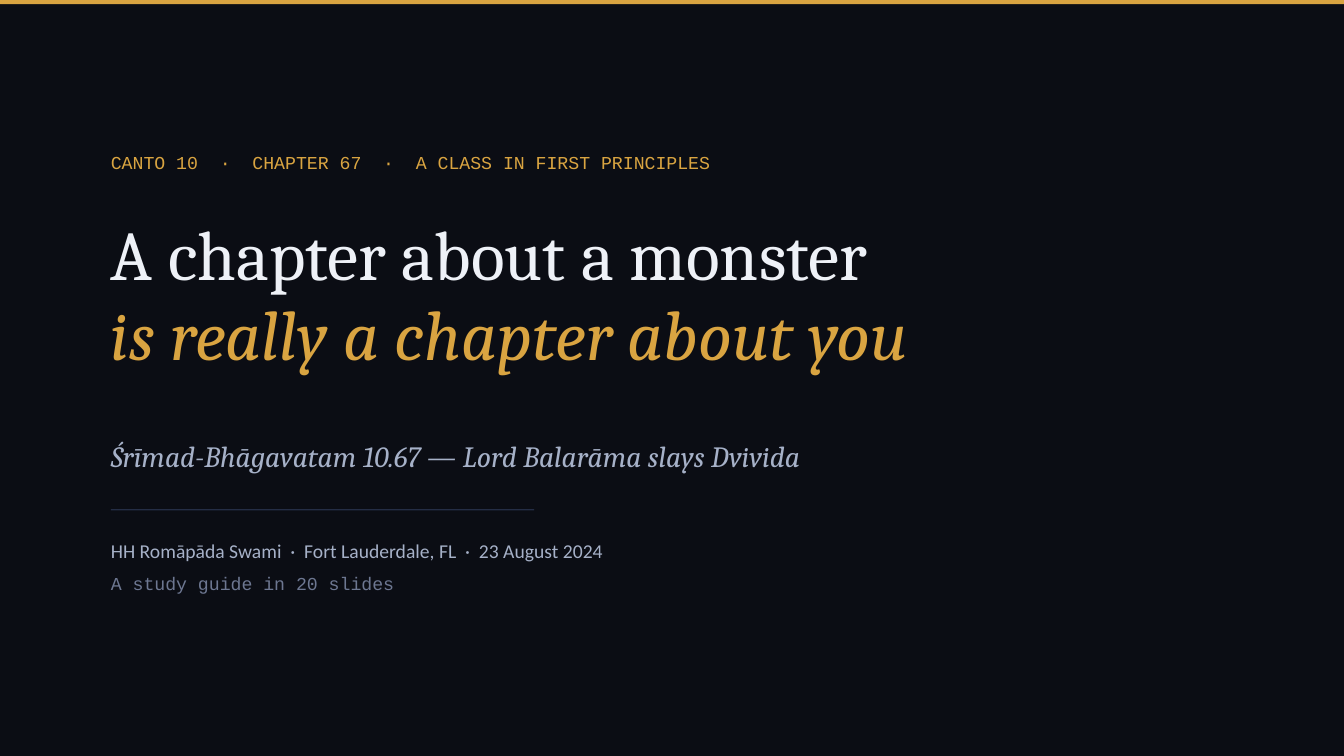
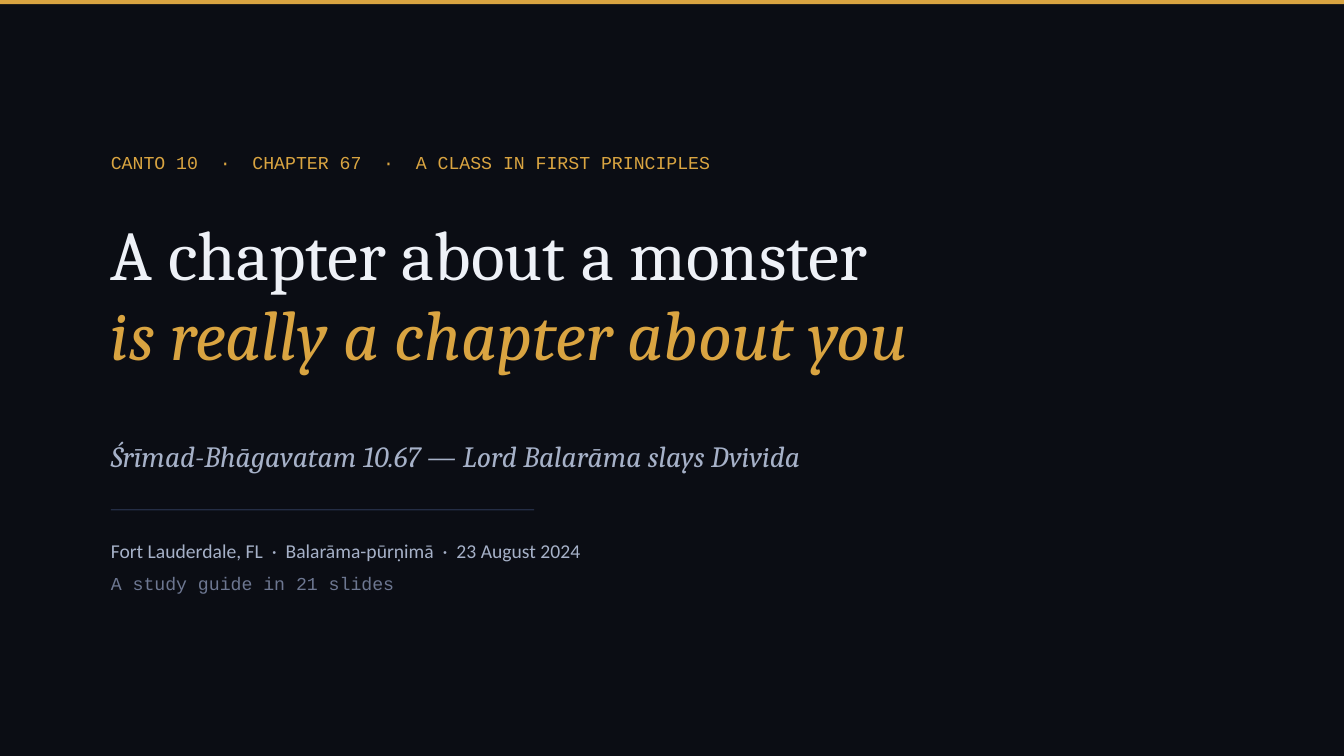
Before and after one commit to ShivamTiwar2408/quiz-app, a slide deck: slide 1 of balarama-dvivida-kb/deck.pptx. Drawn at 1344x756 pixels with LibreOffice and Linux fonts; fonts in the diff are those of the drawing. Boxes give left, top, right and bottom in pixels: in the first picture for what was removed or moved away, otherwise in the second. Text is boxed around its words. In the diff, an @@ line names an element or a change of style, - is before the commit and + after.

```diff
--- a/balarama-dvivida-kb/deck.pptx
+++ b/balarama-dvivida-kb/deck.pptx
@@ text at [111, 544, 580, 594]: text changed @@
-HH Romāpāda Swami · Fort Lauderdale, FL · 23 August 2024
-A study guide in 20 slides
+Fort Lauderdale, FL · Balarāma-pūrṇimā · 23 August 2024
+A study guide in 21 slides
```
Also in this commit, not shown: 5 other slides changed, 1 slide added, 4 other files.
